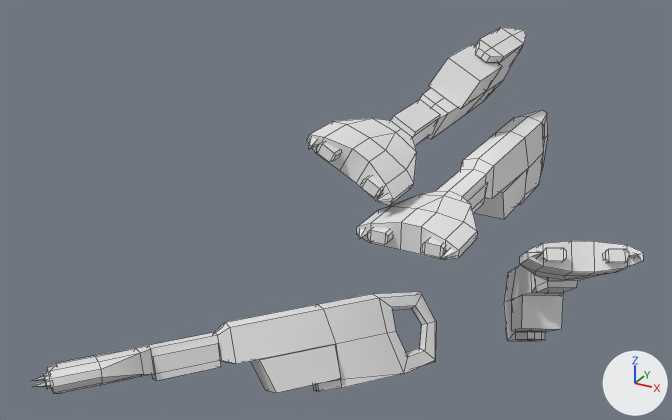
The Blender file base/models/weapons/electrolaser/electrolaser.blend, before and after one commit.
Both versions are drawn from a 50 mm camera at (5.96, -17.88, 7.73) aimed at (-2.47, -2.56, 0.06). Lighting does not change. The marker at lower right points along +X, +Y and +Z. Mesh edges are drawn as thin lines.

Objects in the first picture: 'Cube', 'Cube.003', 'electrolaser', 'electrolaser.001'.
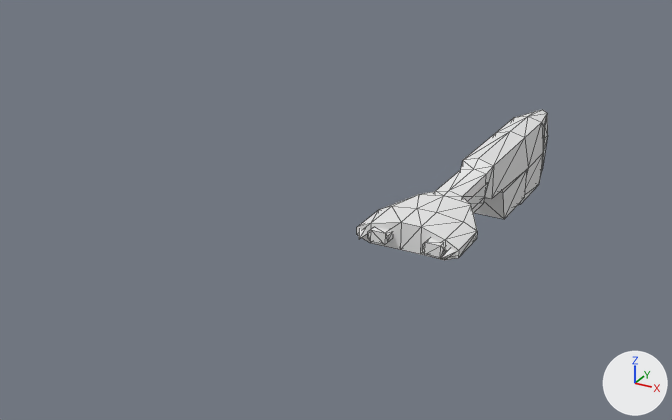
Pixel boxes [x1, y1, x2, y2] of what changed, in the pictures (672 x 420 px; the box of a moved part takes in the faces that stretch with it):
'electrolaser.001', hidden: before [33, 291, 436, 393]
'Cube', hidden: before [307, 27, 526, 205]
'electrolaser', reshaped, rescaled: [357, 110, 548, 260] in both
'Cube.003', hidden: before [504, 241, 643, 341]
part 1 of me_electrolaser, moved or reshaped (not visible afterwards): before [33, 27, 643, 393]

What changed in the scene script:
```text
Change me_electrolaser:
    where me_electrolaser.from_pydata(...)  # 161 vertices, 149 faces; spans x -3.5..3.5, y -17.8..12.2, z -2.0..4.3
    used by ob_electrolaser_001; location = (-2.44, -4.53, -2.63); rotation_euler = (0.0, -0.503, -0.692), in degrees (0, -29, -40); scale = (0.272, 0.272, 0.272)
    me_electrolaser part 1: the whole mesh is scaled about the mesh origin by 0.272
Add me_electrolaser_002:
    me_electrolaser_002.from_pydata(...)  # 161 vertices, 280 faces; spans x -0.96..0.97, y -4.84..3.31, z -0.54..1.16
    me_electrolaser_002.polygons.foreach_set('use_smooth', [True] * 280)
    me_electrolaser_002.materials.append(mat_material_001)  # its picture is missing
Change ob_electrolaser_001:
    ob_electrolaser_001.scale: (0.272, 0.272, 0.272) -> (1.0, 1.0, 1.0)
    add ob_electrolaser_001.hide_set(True)  # its collection is switched off
Change ob_cube_003:
    ob_cube_003.scale: (0.272, 0.272, 0.272) -> (1.0, 1.0, 1.0)
    add ob_cube_003.hide_set(True)  # its collection is switched off
Change ob_cube:
    ob_cube.scale: (0.272, 0.272, 0.272) -> (1.0, 1.0, 1.0)
    add ob_cube.hide_set(True)  # its collection is switched off
Change ob_electrolaser:
    ob_electrolaser: bpy.data.objects.new('electrolaser', me_electrolaser) -> bpy.data.objects.new('electrolaser', me_electrolaser_002)
    ob_electrolaser.scale: (0.272, 0.272, 0.272) -> (1.0, 1.0, 1.0)
```
